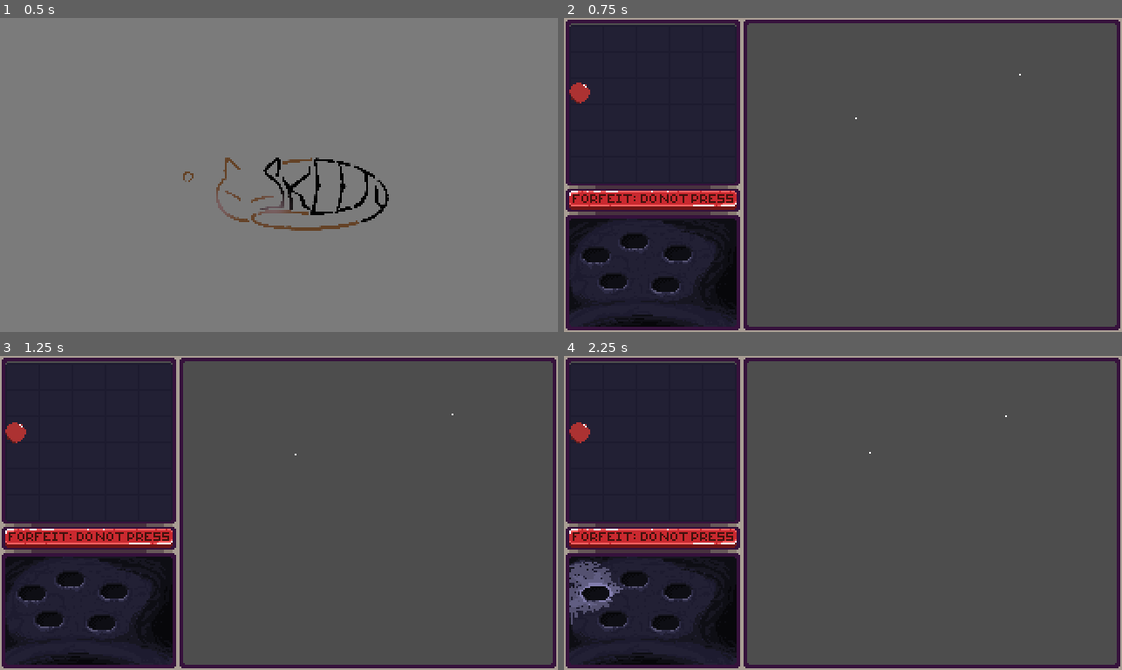
Above: before the commit, frames 1-4 (two rows, left to right).
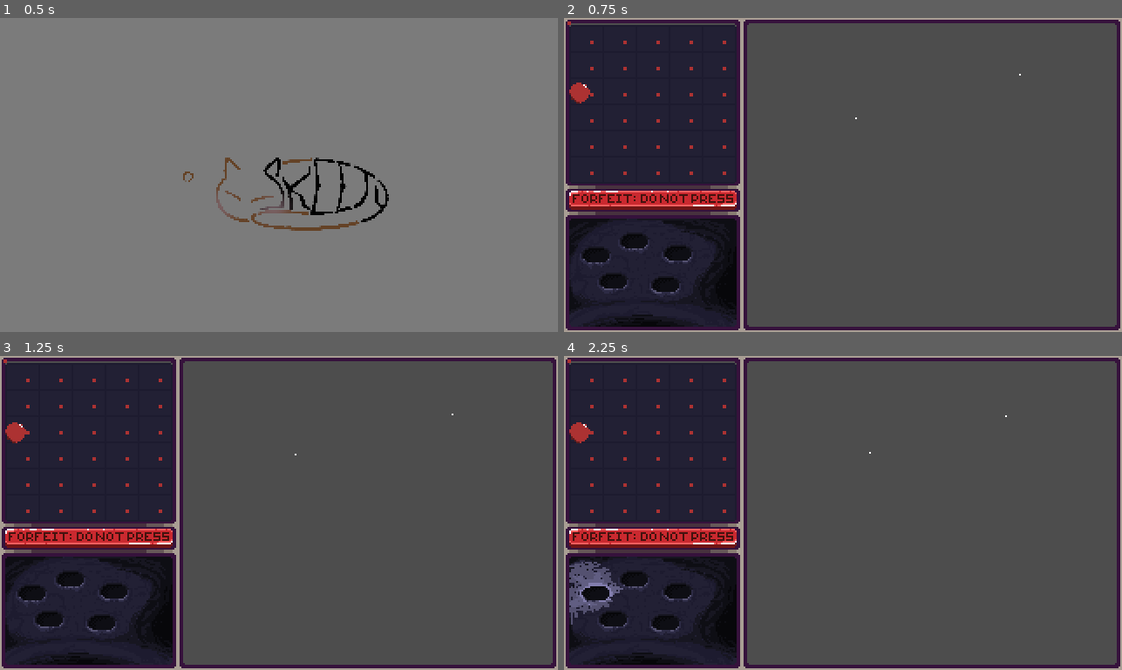
Above: after the commit, the same moments.

Repository: Team-Skeejy/ld55_summoning
Game: Godot game, scene res://scenes/roots/splash/splash_screen.tscn
Same seed, same stepped clock (60 frames per second), same inputs: the game is played once before the commit and once after it.
Inputs (mouse positions are in pixels of both pictures, inside the frame that each line leads up to):
- Up to frame 1 (0.5 s): no input
- Up to frame 2 (0.75 s): tap Enter at 0.5 s; move the mouse to (965, 159) at 0.52 s; tap Tab (Tab) at 0.6 s; click (965, 159) at 0.67 s
- Up to frame 3 (1.25 s): no input
- Up to frame 4 (2.25 s): drag from (630, 578) to (653, 440) at 1.27 s; tap Space at 2 s; move the mouse to (597, 594) at 2.02 s; tap Tab (Tab) at 2.1 s; click (597, 594) at 2.17 s

Frame 1 is identical in both runs. In frame 2, 0.2% of the frame differs, in the area x 0-30%, y 1-50%; in frame 3, 0.2%; in frame 4, 0.2%.

Commit message:
forfiet button stuff

Diff:
--- a/scenes/ui_entities/button/btn_forfiet.tscn
+++ b/scenes/ui_entities/button/btn_forfiet.tscn
@@ -1,7 +1,10 @@
-[gd_scene load_steps=3 format=3 uid="uid://drtsb3cnf4owo"]
+[gd_scene load_steps=4 format=3 uid="uid://drtsb3cnf4owo"]
 
 [ext_resource type="PackedScene" uid="uid://cwg3bj4u5xq54" path="res://scenes/ui_entities/button/button.tscn" id="1_cqgff"]
 [ext_resource type="Texture2D" uid="uid://fjylhkc8wc1u" path="res://scenes/ui_entities/button/textures/button_forefiet.png" id="2_rftrf"]
+
+[sub_resource type="RectangleShape2D" id="RectangleShape2D_tef6s"]
+size = Vector2(96, 11)
 
 [node name="BtnForfiet" node_paths=PackedStringArray("area") instance=ExtResource("1_cqgff")]
 texture = ExtResource("2_rftrf")
@@ -9,3 +12,4 @@
 
 [node name="CollisionShape2D" parent="Area2D" index="0"]
 position = Vector2(0, -0.5)
+shape = SubResource("RectangleShape2D_tef6s")
--- a/scenes/ui_entities/inventory/inventory.tscn
+++ b/scenes/ui_entities/inventory/inventory.tscn
@@ -32,6 +32,5 @@
 shape = SubResource("RectangleShape2D_mystw")
 
 [node name="Sprite2D" type="Sprite2D" parent="."]
-visible = false
 scale = Vector2(0.125, 0.125)
 texture = ExtResource("3_qq1sy")
--- a/scenes/ui_entities/ui/ui.tscn
+++ b/scenes/ui_entities/ui/ui.tscn
@@ -63,6 +63,7 @@
 shape = SubResource("WorldBoundaryShape2D_l7cmk")
 
 [node name="Inventory Right" type="Area2D" parent="Borders"]
+input_pickable = false
 gravity_space_override = 1
 gravity_point_center = Vector2(-1, 0)
 gravity_direction = Vector2(-1, 0)
@@ -72,6 +73,7 @@
 shape = SubResource("SegmentShape2D_lqpwv")
 
 [node name="Inventory Bottom" type="Area2D" parent="Borders"]
+input_pickable = false
 gravity_space_override = 1
 gravity = -100.0
 linear_damp_space_override = 3
@@ -81,6 +83,7 @@
 shape = SubResource("SegmentShape2D_eaat3")
 
 [node name="Buttons Bottom" type="Area2D" parent="Borders"]
+input_pickable = false
 gravity_space_override = 1
 gravity = -1000.0
 
@@ -88,6 +91,7 @@
 shape = SubResource("SegmentShape2D_wnwn8")
 
 [node name="Buttons Damper" type="Area2D" parent="Borders"]
+input_pickable = false
 gravity = -1960.0
 linear_damp_space_override = 1
 linear_damp = 100.0
Not shown: 1 places in scenes/ui_entities/ui/ui.tscn that only renumber resources
